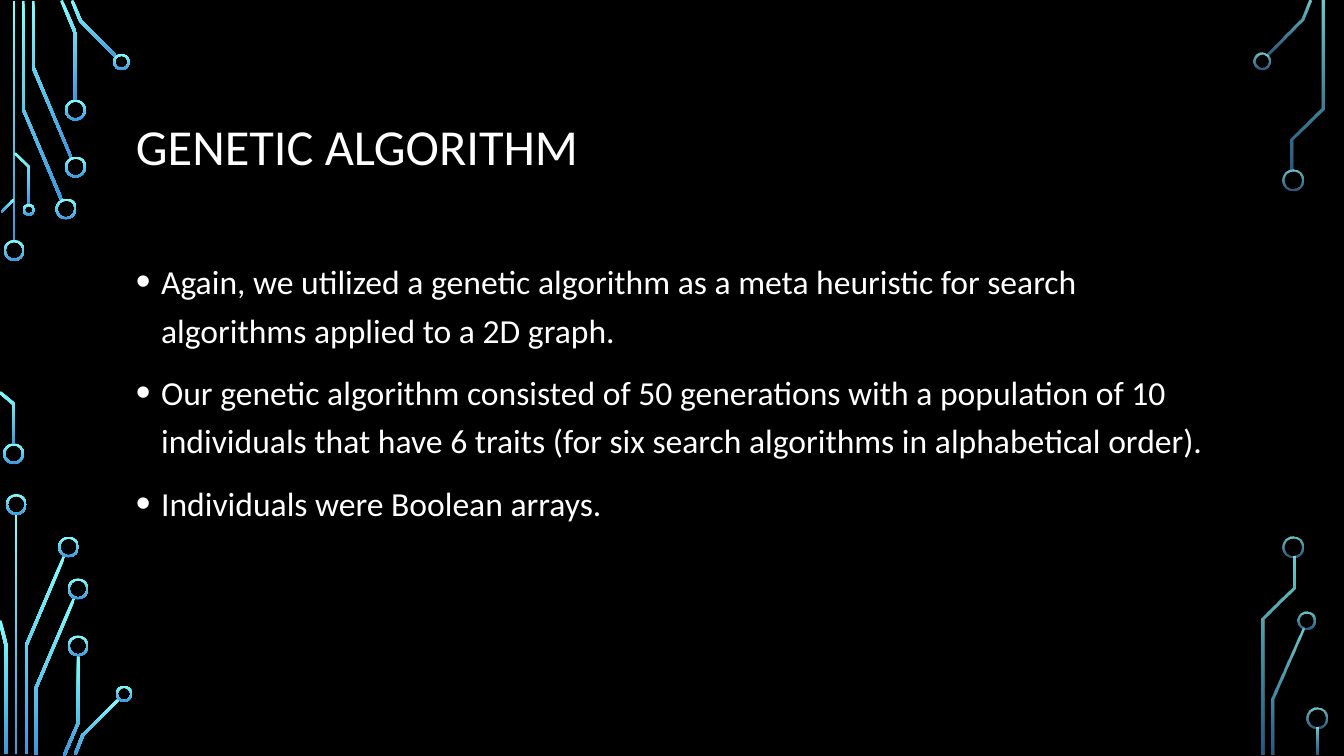
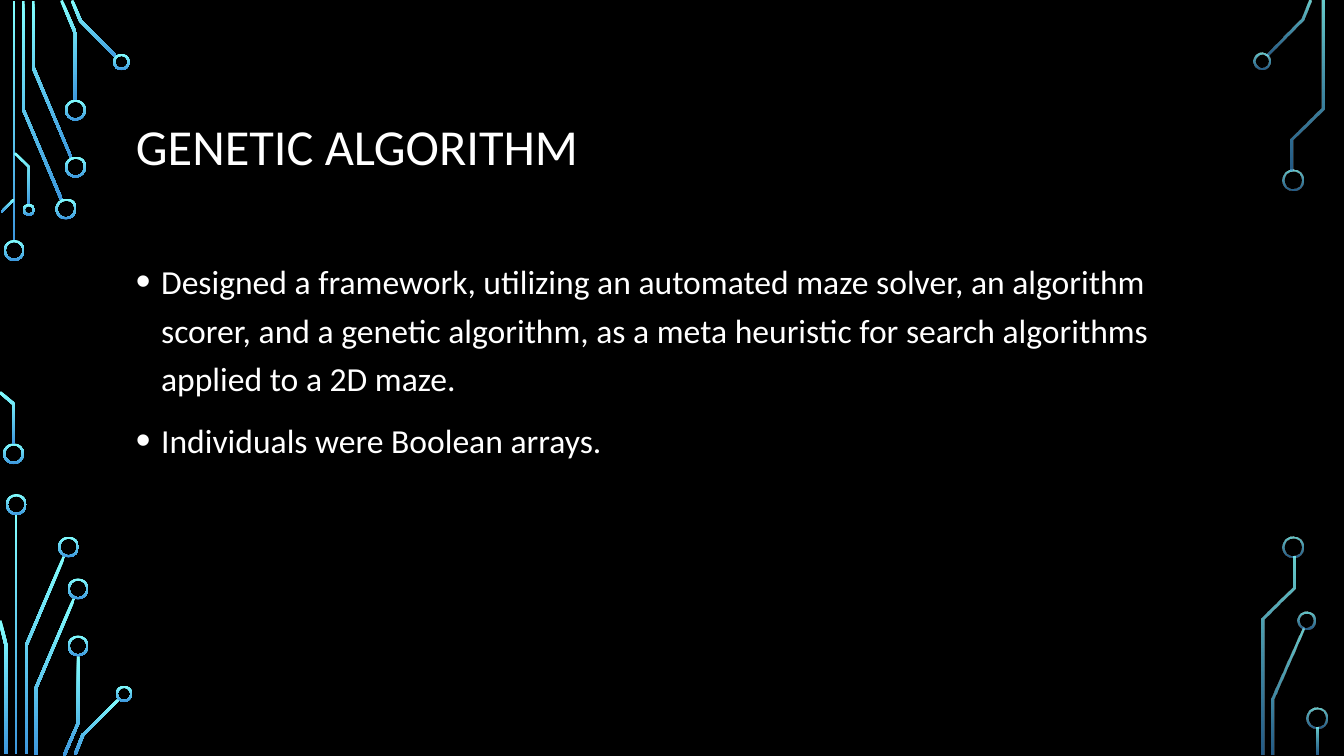
Before and after one commit to GeorgeQLe/GeneticAlgorithm, a slide deck: slide 2 of Using Genetic Algorithm as a Metaheuristic for Search.pptx. Drawn at 1344x756 pixels with LibreOffice and Linux fonts; fonts in the diff are those of the drawing; background and template pictures are left out. Boxes give left, top, right and bottom in pixels: in the first picture for what was removed or moved away, otherwise in the second. Text is boxed around its words. In the diff, an @@ line names an element or a change of style, - is before the commit and + after.

Commit message:
Continued work on Genetic Algorithm Architecture

```diff
--- a/Using Genetic Algorithm as a Metaheuristic for Search.pptx
+++ b/Using Genetic Algorithm as a Metaheuristic for Search.pptx
@@ text at [161,270,1148,397]: text changed @@
-• Again, we utilized a genetic algorithm as a meta heuristic for search algorithms applied to a 2D graph.
-• Our genetic algorithm consisted of 50 generations with a population of 10 individuals that have 6 traits (for six search algorithms in alphabetical order).
+• Designed a framework, utilizing an automated maze solver, an algorithm scorer, and a genetic algorithm, as a meta heuristic for search algorithms applied to a 2D maze.
```
Also in this commit, not shown: 3 other slides changed, 2 slides added, 2 slides removed, 40 other files.
